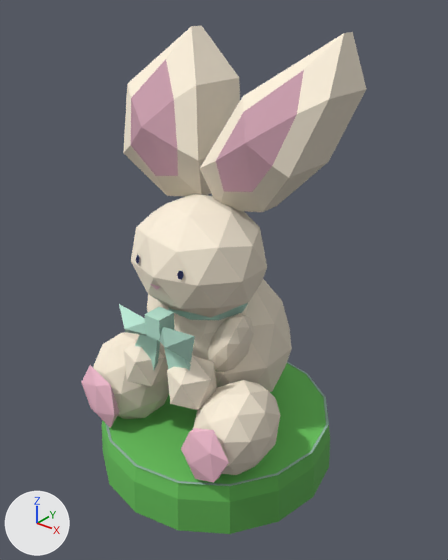
A saved change to the glTF model public/models/omg-c/bunny-statue.glb.
Camera for both pictures: a 50 mm camera at (1.94, -2.35, 2.63) aimed at (0.05, 0.01, 1.16). Lighting does not change. The marker at lower left points along +X, +Y and +Z. The first picture is the older version. Where no turn or scale is listed for an object, it has been applied to the vertices. Vertices at exactly the same position are counted once.

Names of what the first picture shows: 'ears0_mesh', 'ears1_mesh', 'root_mesh'.
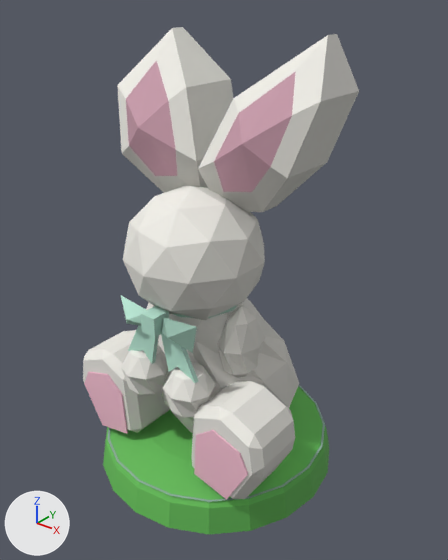
Changed parts and their boxes [x1, y1, x2, y2] in the pictures (448 x 560 px; the box of a moved part takes in the faces that stretch with it):
'root_mesh', reshaped: before [81, 194, 330, 534]; after [83, 186, 329, 534]
'ears1_mesh', reshaped: before [200, 32, 366, 212]; after [198, 34, 359, 212]
'ears0_mesh', reshaped: before [123, 25, 240, 196]; after [117, 27, 233, 193]
part 3 of me_mesh_2, added: after [123, 186, 265, 320]
part 4 of me_mesh_2, added: after [121, 345, 168, 394]
part 5 of me_mesh_2, moved or reshaped: before [119, 304, 195, 362]; after [121, 296, 197, 353]
part 6 of me_mesh_2, moved or reshaped: before [135, 335, 191, 370]; after [128, 325, 198, 383]
part 7 of me_mesh_2, added: after [163, 362, 215, 417]
part 8 of me_mesh_2, moved or reshaped (mostly hidden afterwards): before [168, 303, 248, 320]; after [174, 305, 237, 318]
part 9 of me_mesh_2, moved or reshaped: before [144, 307, 175, 341]; after [141, 306, 169, 338]
part 10 of me_mesh_2, rebuilt (mostly hidden): before [147, 294, 175, 315]; after [146, 303, 159, 342]
part 11 of me_mesh_2, rebuilt (20% taller): before [208, 313, 254, 372]; after [218, 307, 265, 378]
part 12 of me_mesh_2, rebuilt (14% wider, 18% taller): before [93, 332, 169, 419]; after [83, 330, 170, 433]
part 13 of me_mesh_2, rebuilt (19% wider, 24% taller): before [193, 380, 280, 475]; after [191, 381, 295, 499]
part 14 of me_mesh_2, rebuilt: before [174, 279, 292, 392]; after [158, 298, 299, 433]
part 15 of me_mesh_2, added: after [108, 385, 325, 502]
part 16 of me_mesh_2, deleted: before [81, 255, 329, 486]
part 17 of me_mesh_2, moved or reshaped: before [102, 363, 330, 534]; after [84, 372, 329, 534]
part 18 of me_mesh_2, deleted: before [131, 194, 267, 317]

Diff of the bpy script that builds the scene:
```diff
--- a/public/models/omg-c/bunny-statue.glb.py
+++ b/public/models/omg-c/bunny-statue.glb.py
@@ me_mesh_0 @@
-me_mesh_0.from_pydata(...)  # 22 vertices, 40 faces; spans x -0.548..-0.034, y -0.2..0.416, z 1.58..2.4
+me_mesh_0.from_pydata(...)  # 22 vertices, 40 faces; spans x -0.548..-0.034, y -0.223..0.327, z 1.58..2.4
+# me_mesh_0 part 1: 18 of 22 vertices moved; they spanned x -0.548..-0.034, y -0.2..0.416, z 1.71..2.4 and now span x -0.548..-0.034, y -0.223..0.327, z 1.71..2.4; mean shift (0.0, -0.046, 0.0); largest move (-0.43, 0.334, 2.4) -> (-0.43, 0.184, 2.4)
 me_mesh_0.materials.append(mat_paper)
@@ me_mesh_1 @@
-me_mesh_1.from_pydata(...)  # 22 vertices, 40 faces; spans x 0.025..0.553, y -0.152..0.516, z 1.58..2.4
+me_mesh_1.from_pydata(...)  # 22 vertices, 40 faces; spans x 0.025..0.553, y -0.175..0.397, z 1.58..2.4
+# me_mesh_1 part 2: 18 of 22 vertices moved; they spanned x 0.025..0.553, y -0.152..0.516, z 1.71..2.4 and now span x 0.025..0.553, y -0.175..0.397, z 1.71..2.4; mean shift (0.0, -0.046, 0.0); largest move (0.43, 0.434, 2.4) -> (0.43, 0.284, 2.4)
 me_mesh_1.materials.append(mat_paper)
@@ me_mesh_2 @@
-me_mesh_2.from_pydata(...)  # 498 vertices, 861 faces; spans x -0.7..0.7, y -0.7..0.7, z 0.0..1.66
+me_mesh_2.from_pydata(...)  # 493 vertices, 876 faces; spans x -0.7..0.7, y -0.7..0.7, z 0.0..1.72
+# me_mesh_2 part 3: a new loose piece, an icosphere of 80 faces spanning x -0.35..0.35, y -0.53..0.21, z 1.03..1.72, in mat_paper
+# me_mesh_2 part 4: a new loose piece, a UV sphere (8 segments, 4 rings, poles along z) spanning x -0.29..-0.02, y -0.54..-0.27, z 0.58..0.87, in mat_paper
+# me_mesh_2 part 5: the loose piece of 9 vertices spanning x -0.26..0.26, y -0.55..-0.47, z 0.96..1.12 is moved by (0.0, 0.02, 0.04)
+# me_mesh_2 part 6: the loose piece of 18 vertices spanning x -0.24..0.24, y -0.44..-0.42, z 0.77..1.08 is moved by (0.0, -0.01, 0.05)
+# me_mesh_2 part 7: a new loose piece, a UV sphere (8 segments, 4 rings, poles along z) spanning x 0.02..0.29, y -0.54..-0.27, z 0.58..0.87, in mat_paper
+# me_mesh_2 part 8: the loose piece of 30 vertices spanning x -0.25..0.25, y -0.3..0.16, z 1.06..1.12 is moved by (0.0, -0.07, 0.04)
+# me_mesh_2 part 9: the loose piece of 8 vertices spanning x -0.05..0.05, y -0.49..-0.39, z 1.02..1.14 is moved by (0.0, -0.03, 0.03)
+# me_mesh_2 part 10: the loose piece of 42 vertices spanning x -0.34..-0.1, y -0.27..-0.03, z 0.7..1.1 is rebuilt with 26 vertices and now spans x -0.38..-0.16, y -0.26..0.04, z 0.67..1.13
+# me_mesh_2 part 11: the loose piece of 42 vertices spanning x 0.1..0.34, y -0.27..-0.03, z 0.7..1.1 is rebuilt with 26 vertices and now spans x 0.16..0.38, y -0.26..0.04, z 0.67..1.13
+# me_mesh_2 part 12: the loose piece of 42 vertices spanning x -0.6..-0.16, y -0.56..-0.04, z 0.28..0.79 is rebuilt with 36 vertices and now spans x -0.66..-0.19, y -0.49..-0.12, z 0.22..0.75
+# me_mesh_2 part 13: the loose piece of 42 vertices spanning x 0.16..0.6, y -0.56..-0.04, z 0.28..0.79 is rebuilt with 36 vertices and now spans x 0.19..0.66, y -0.49..-0.12, z 0.22..0.75
+# me_mesh_2 part 14: the loose piece of 42 vertices spanning x -0.37..0.37, y -0.29..0.49, z 0.3..1.2 is rebuilt with 52 vertices and now spans x -0.44..0.44, y -0.32..0.5, z 0.24..1.15
+# me_mesh_2 part 15: a new loose piece of 40 vertices spanning x -0.66..0.66, y -0.66..0.66, z 0.2, in mat_paper
+# me_mesh_2 part 16: 10 loose pieces with 103 vertices, spanning x -0.67..0.67, y -0.67..0.67, z 0.32..1.41, are deleted
+# me_mesh_2 part 17: 61 vertices removed from x -0.69..0.69, y -0.69..0.69, z 0.01..0.32; 101 vertices added at x -0.67..0.67, y -0.67..0.67, z 0.01..0.64
+# me_mesh_2 part 18: 42 vertices removed from x -0.36..0.36, y -0.46..0.19, z 1.03..1.66
+# other edits to the shape of me_mesh_2 do not show in these pictures
 me_mesh_2.materials.append(mat_paper)
```
